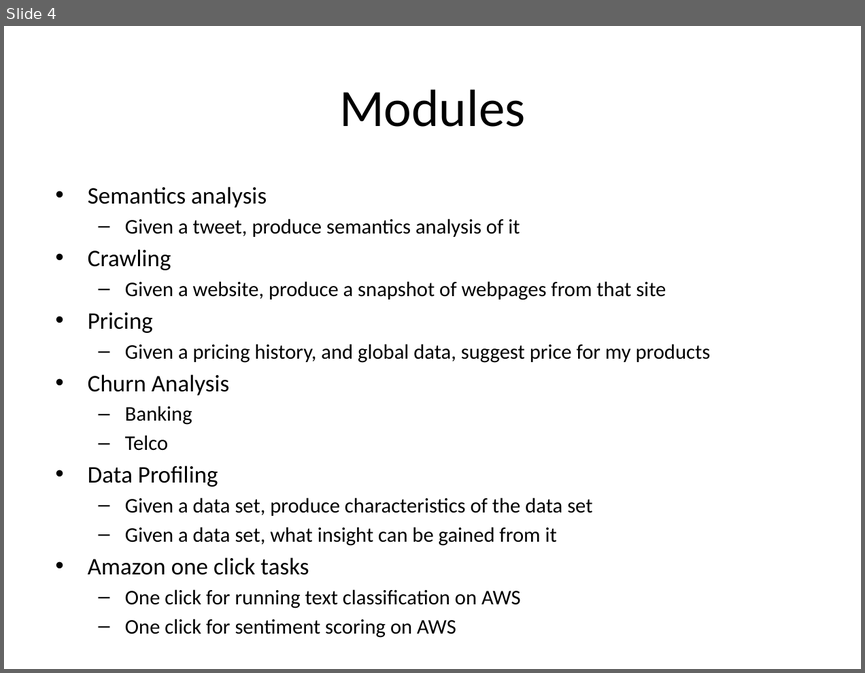
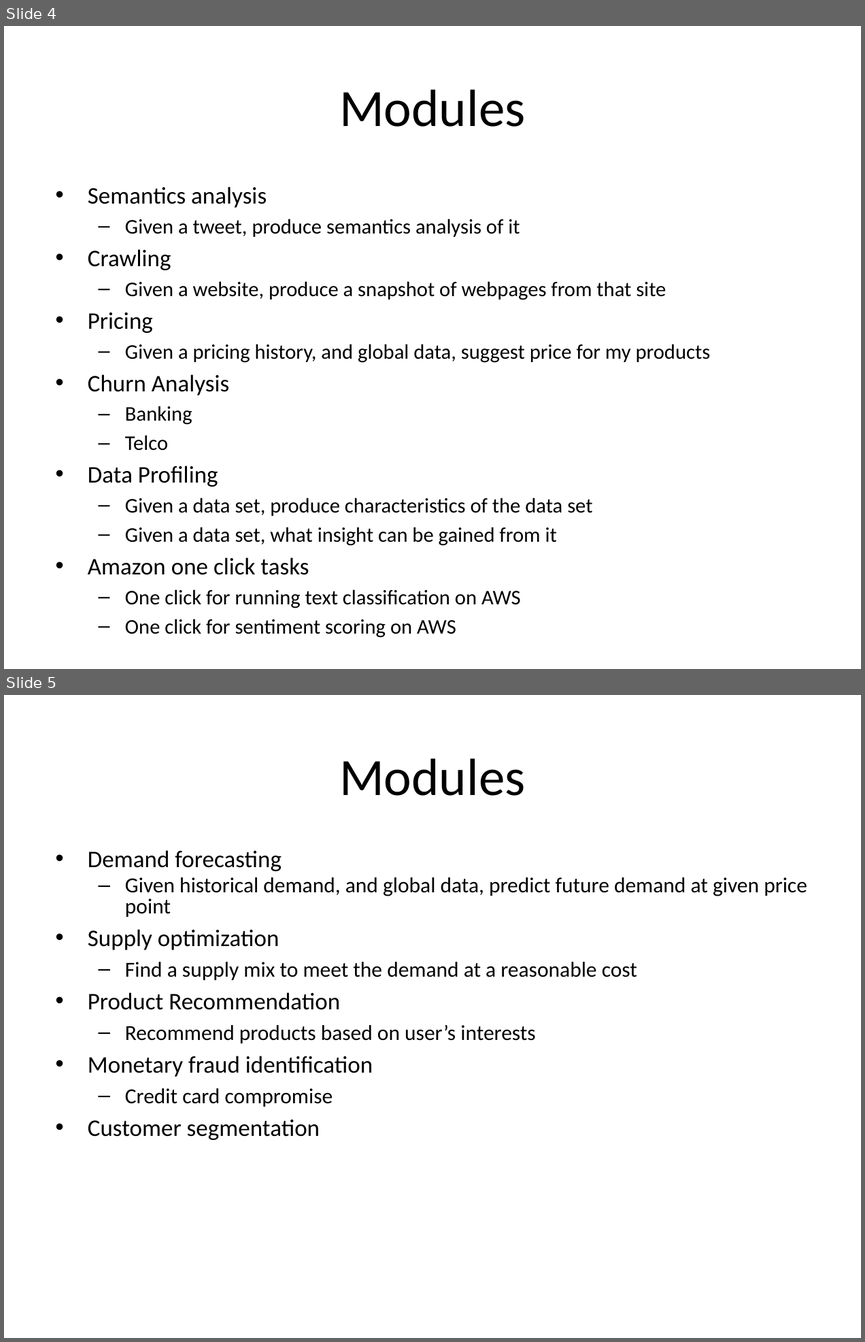
Before and after one commit to OpenDataMining/docs, a slide deck: ProblemStatements.pptx. Shown one above the other, each under a label of ours: slide 4 before the commit, slides 4 and 5 after it. The pictures are 865x673 and 865x1342 pixels, drawn with LibreOffice and Linux fonts; fonts in the diff are those of the drawing. Boxes give left, top, right and bottom in pixels: in the first picture for what was removed or moved away, otherwise in the second. Text is boxed around its words. In the diff, an @@ line names an element or a change of style, - is before the commit and + after.

Commit message:
Updated modules

```diff
--- a/ProblemStatements.pptx
+++ b/ProblemStatements.pptx
@@ slide 5 added at [4, 695, 861, 1338], background #FFFFFF @@
@@ title added at [339, 758, 525, 796], 44 pt, text #000000 @@
+Modules
@@ text added at [88, 850, 807, 1140], 18 pt, text #000000 @@
+• Demand forecasting
+  – Given historical demand, and global data, predict future demand at given price point
+• Supply optimization
+  – Find a supply mix to meet the demand at a reasonable cost
+• Product Recommendation
+  – Recommend products based on user’s interests
+• Monetary fraud identification
+  – Credit card compromise
+• Customer segmentation
```
Also in this commit, not shown: 2 other slides added.
